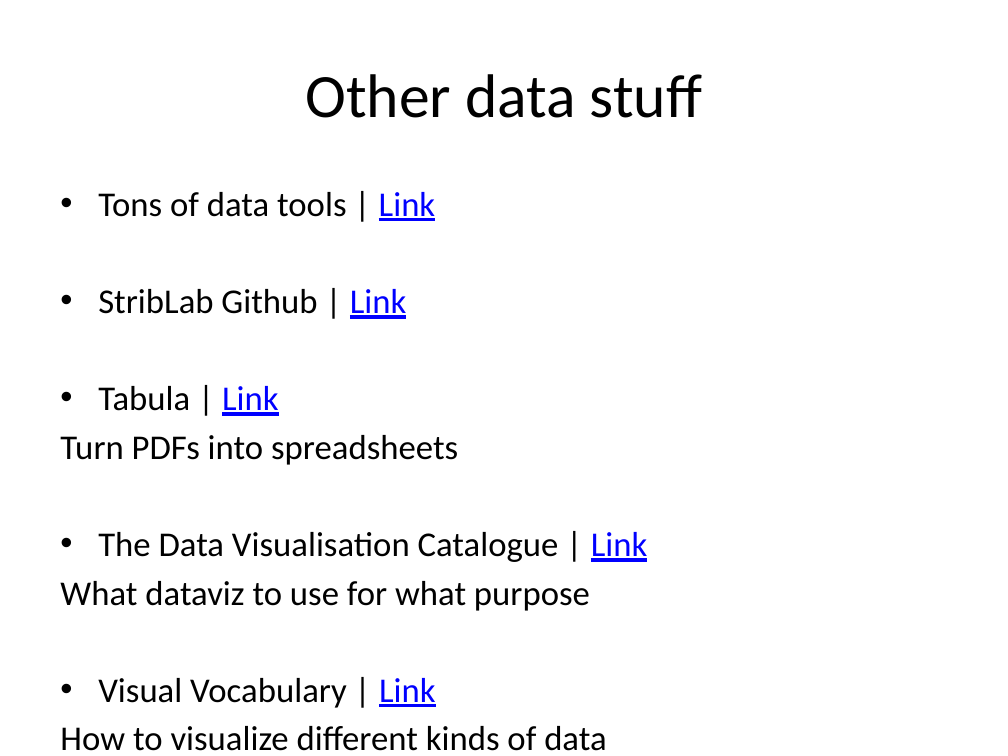
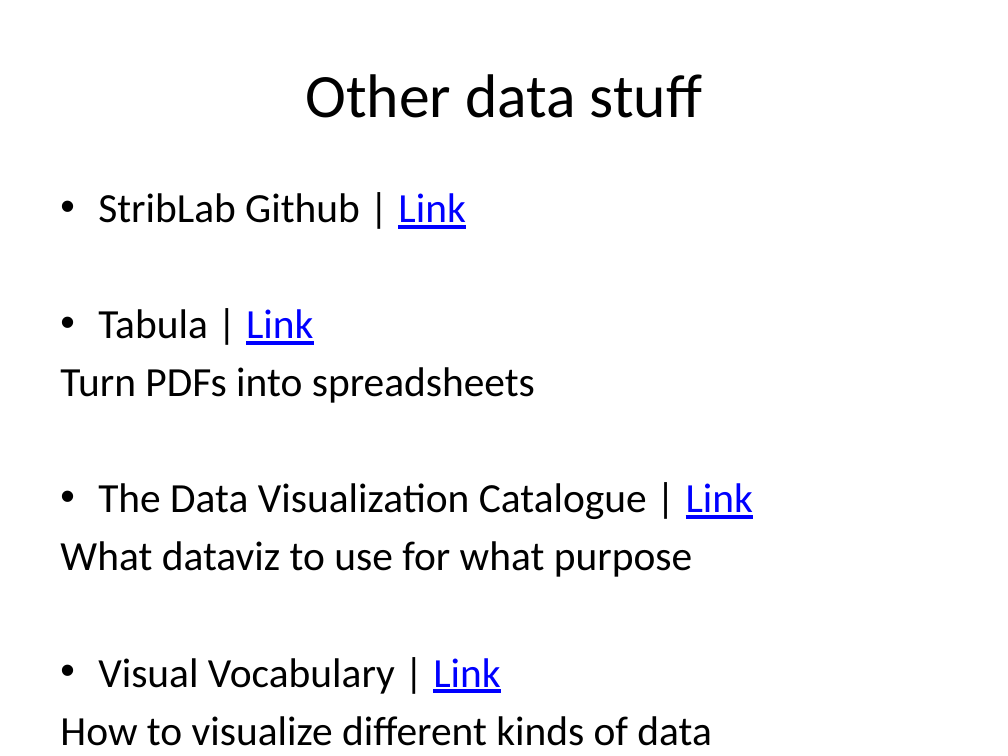
Before and after one commit to jeffhargarten/20181127-umn_class, a slide deck: slide 11 of data_presentation.pptx. Drawn at 1008x756 pixels with LibreOffice and Linux fonts; fonts in the diff are those of the drawing. Boxes give left, top, right and bottom in pixels: in the first picture for what was removed or moved away, otherwise in the second. Text is boxed around its words. In the diff, an @@ line names an element or a change of style, - is before the commit and + after.

```diff
--- a/data_presentation.pptx
+++ b/data_presentation.pptx
@@ text at (x1=60, y1=193, x2=711, y2=746): size 24.8 to 29.6 pt in "StribLab Github | Link", "Tabula | Link", "Turn PDFs into spreadsheets", "What dataviz to use for what purpose" and 2 more places @@
@@ text at (x1=98, y1=192, x2=436, y2=221): paragraph removed @@
-• Tons of data tools | Link
@@ text at (x1=98, y1=483, x2=753, y2=519): text changed; size 24.8 to 29.6 pt @@
-• The Data Visualisation Catalogue | Link
+• The Data Visualization Catalogue | Link
```
Also in this commit, not shown: 1 other file.
